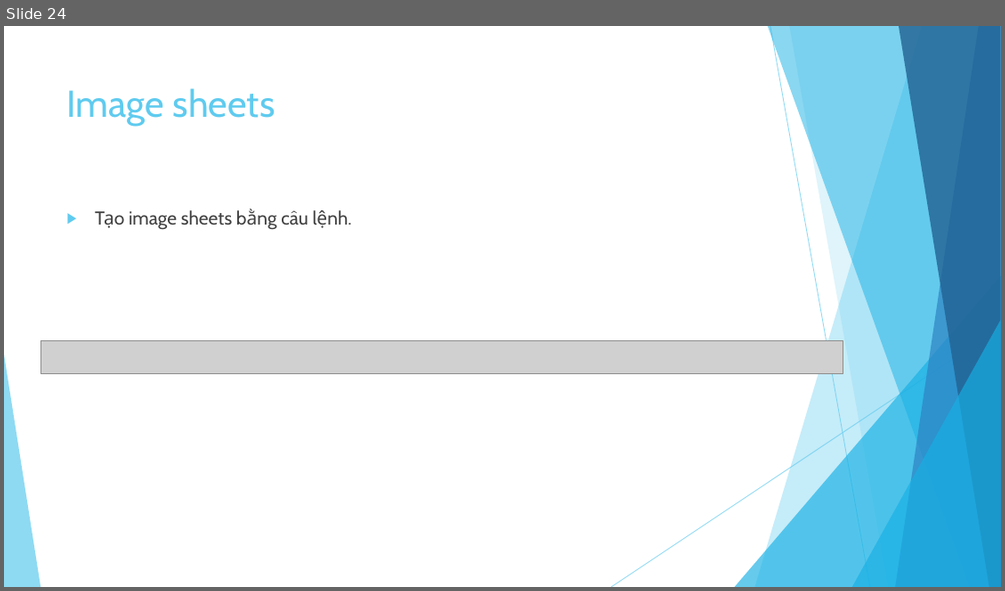
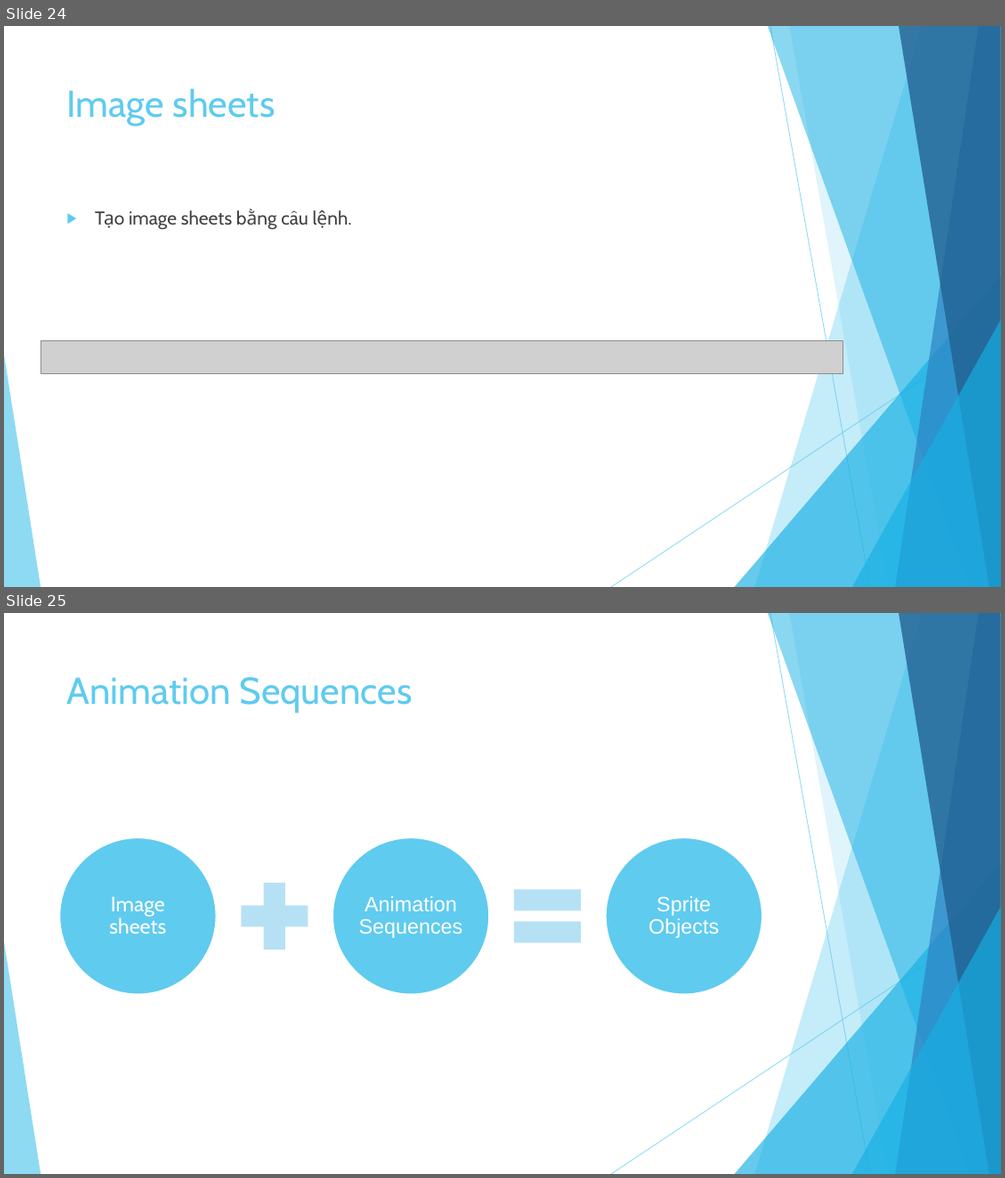
Before and after one commit to ndthanhdev/TDT-Spring-2017, a slide deck: Corona/Presentation1.pptx. Shown one above the other, each under a label of ours: slide 24 before the commit, slides 24 and 25 after it. The pictures are 1005x591 and 1005x1178 pixels, drawn with LibreOffice and Linux fonts; fonts in the diff are those of the drawing; grey boxes stand for pictures. Boxes give left, top, right and bottom in pixels: in the first picture for what was removed or moved away, otherwise in the second. Text is boxed around its words. In the diff, an @@ line names an element or a change of style, - is before the commit and + after.

```diff
--- a/Corona/Presentation1.pptx
+++ b/Corona/Presentation1.pptx
@@ slide 25 added at [4, 613, 1001, 1174], background #FFFFFF; not listed: 10 template elements that a slide beside it also shows @@
@@ title added at [67, 677, 413, 713], 36 pt, text #5FCBEF @@
+Animation Sequences
@@ group added at [59, 837, 763, 995]: 3 ellipses, 3 texts, 1 plus sign, 1 math equal @@
+Image sheets
+Animation Sequences
+Sprite Objects
```
Also in this commit, not shown: 8 other slides added.
